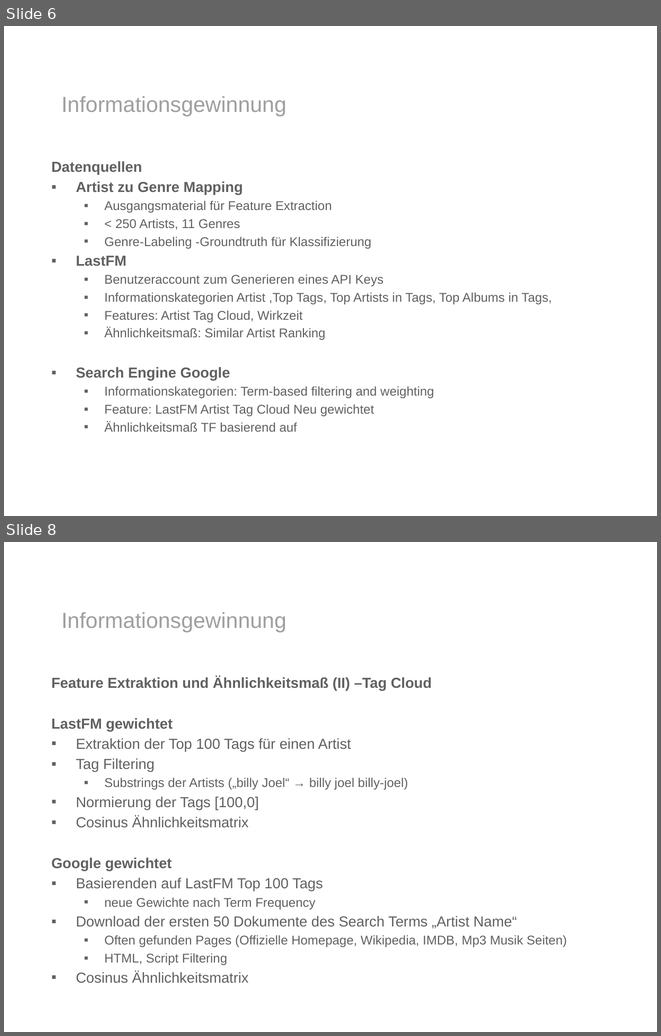
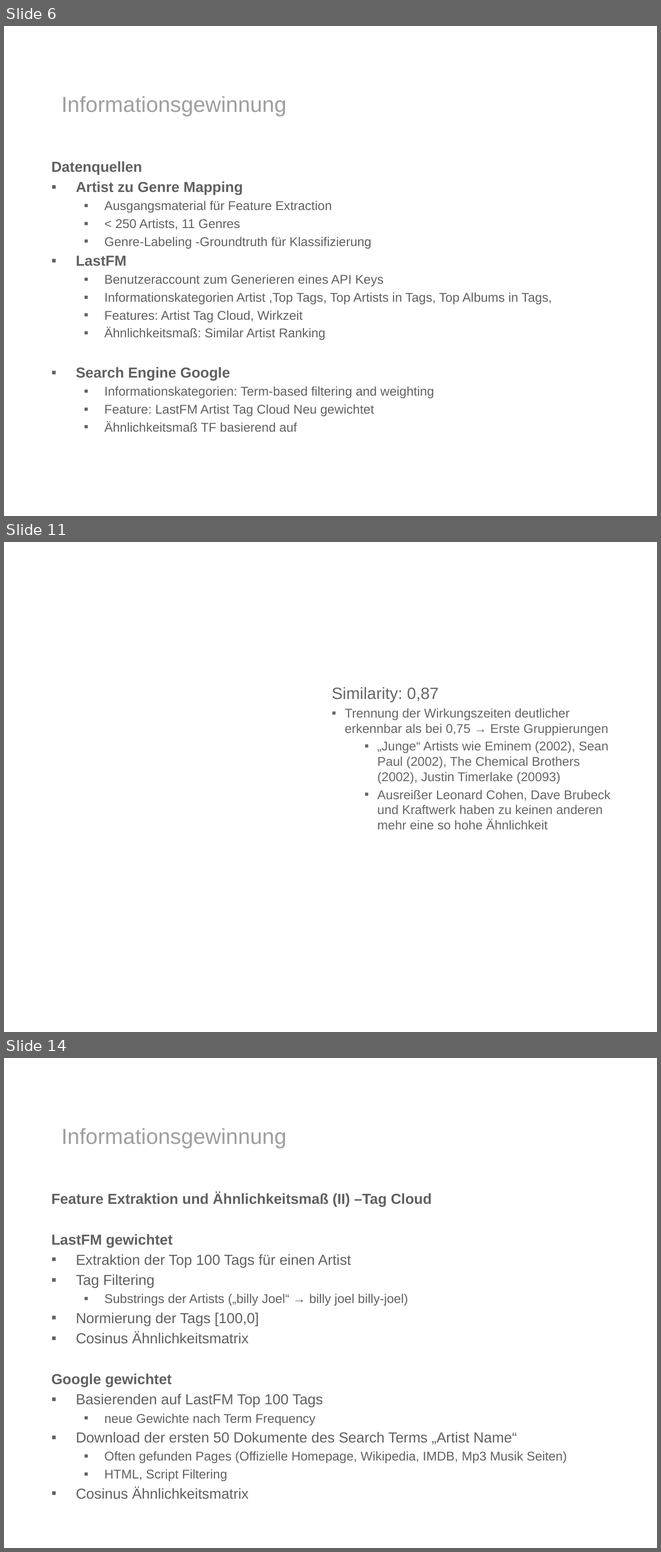
Before and after one commit to ohuguy/mirlastfm, a slide deck: presentation/presentation.pptx. Shown one above the other, each under a label of ours: slides 6 and 8 before the commit, slides 6, 11 and 14 after it; the slides between them are not shown. The pictures are 661x1036 and 661x1552 pixels, drawn with LibreOffice and Linux fonts; fonts in the diff are those of the drawing; background and template pictures are left out. Boxes give left, top, right and bottom in pixels: in the first picture for what was removed or moved away, otherwise in the second. Text is boxed around its words. In the diff, an @@ line names an element or a change of style, - is before the commit and + after.

```diff
--- a/presentation/presentation.pptx
+++ b/presentation/presentation.pptx
@@ slide 11 added at bbox=[4, 542, 657, 1032], background picture (left out) @@
@@ text added at bbox=[332, 687, 610, 829], 14 pt, text #656565 @@
+Similarity: 0,87
+▪ Trennung der Wirkungszeiten deutlicher erkennbar als bei 0,75 → Erste Gruppierungen
+  ▪ „Junge“ Artists wie Eminem (2002), Sean Paul (2002), The Chemical Brothers (2002), Justin Timerlake (20093)
+  ▪ Ausreißer Leonard Cohen, Dave Brubeck und Kraftwerk haben zu keinen anderen mehr eine so hohe Ähnlichkeit
@@ what was slide 8 is now slide 14 @@
```
Also in this commit, not shown: 1 slide changed, 5 other slides added, 3 other files.
